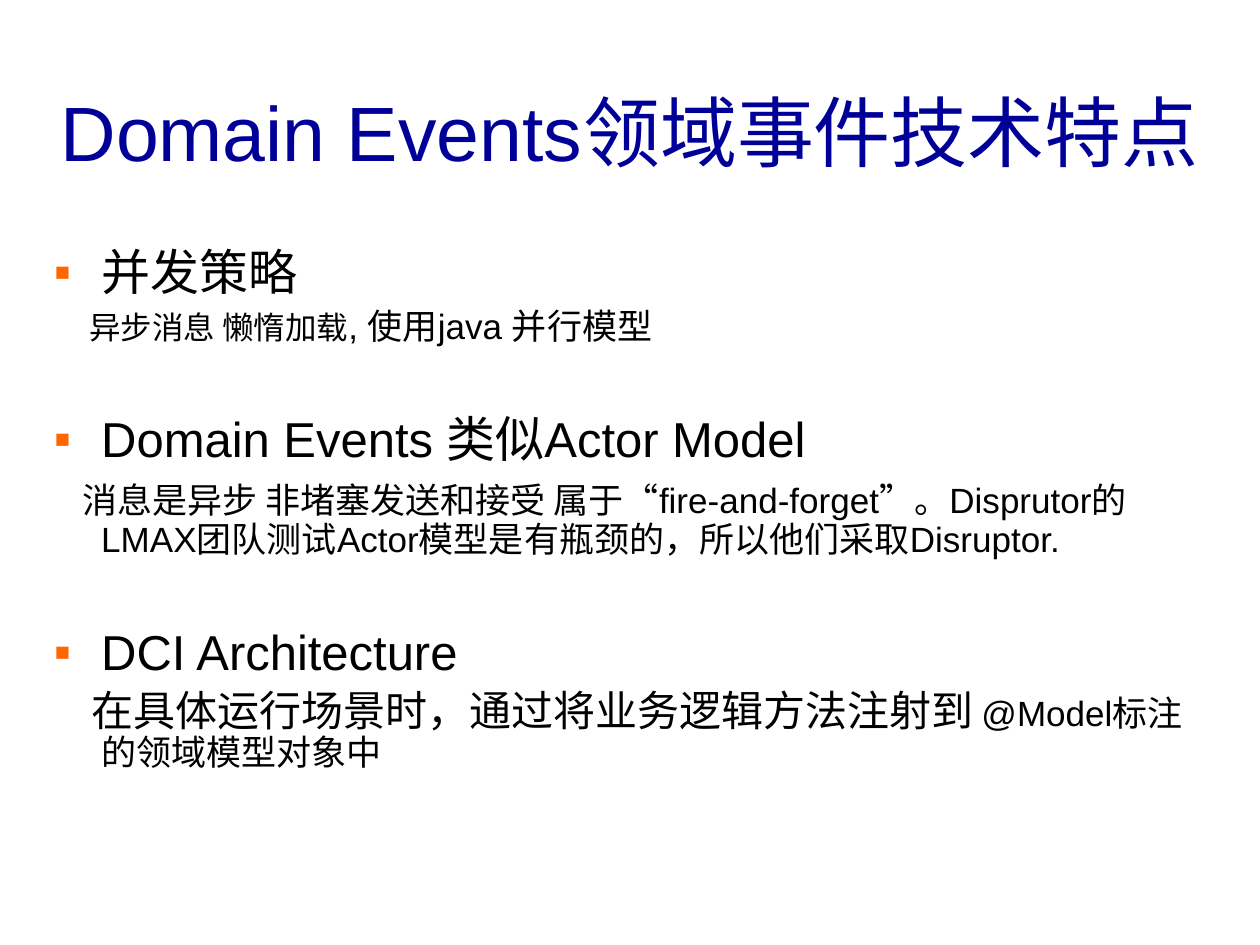
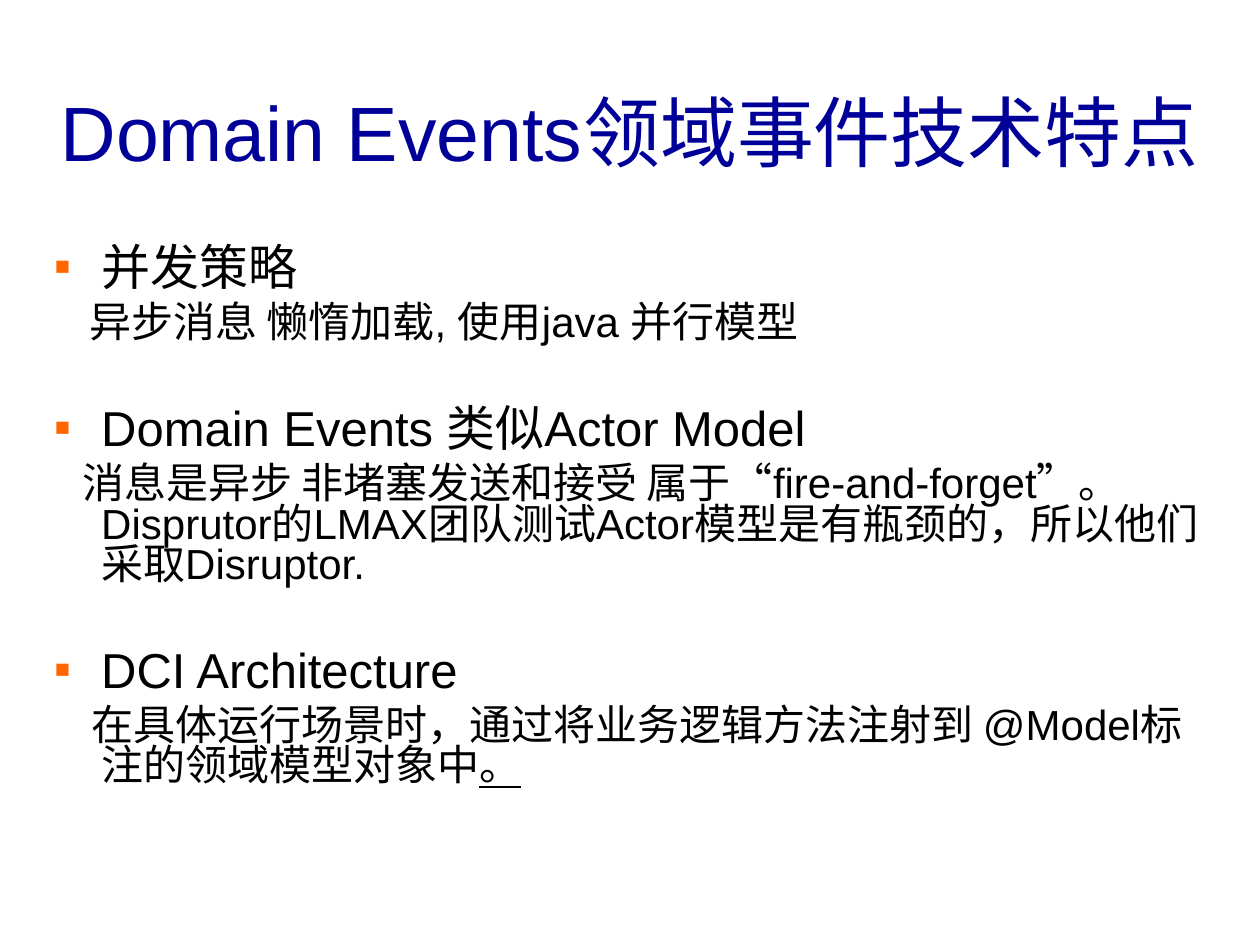
Before and after one commit to banq/jdonframework, a slide deck: slide 36 of doc/chinese/JdonFramework.ppt (slide 28 before the commit). Drawn at 1260x945 pixels with LibreOffice and Linux fonts; fonts in the diff are those of the drawing; background and template pictures are left out. Boxes give left, top, right and bottom in pixels: in the first picture for what was removed or moved away, otherwise in the second. Text is boxed around its words. In the diff, an @@ line names an element or a change of style, - is before the commit and + after.

```diff
--- a/doc/chinese/JdonFramework.ppt
+++ b/doc/chinese/JdonFramework.ppt
@@ text at (82, 243, 1198, 689): size 18 to 24 pt in "异步消息 懒惰加载,"; size 20 to 24 pt in "懒惰加载, 使用java 并行模型", "消息是异步 非堵塞发送和接受 属于“fire-and-forget”。Disprutor的LMAX团队测试Actor模型 ..."; line spacing 0.9 to 0.8; more space between paragraphs @@
@@ text at (92, 704, 974, 788): text changed @@
-在具体运行场景时，通过将业务逻辑方法注射到 @Model标注的领域模型对象中
+在具体运行场景时，通过将业务逻辑方法注射到 @Model标注的领域模型对象中。
```
Also in this commit, not shown: 5 other slides changed, 5 slides added, 1 slide removed, 13 other files.
